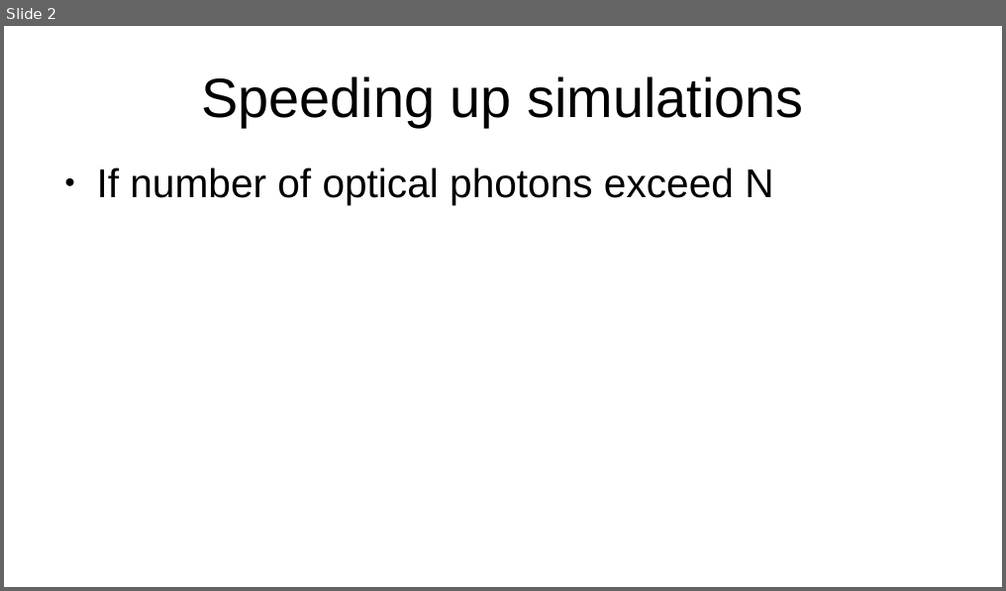
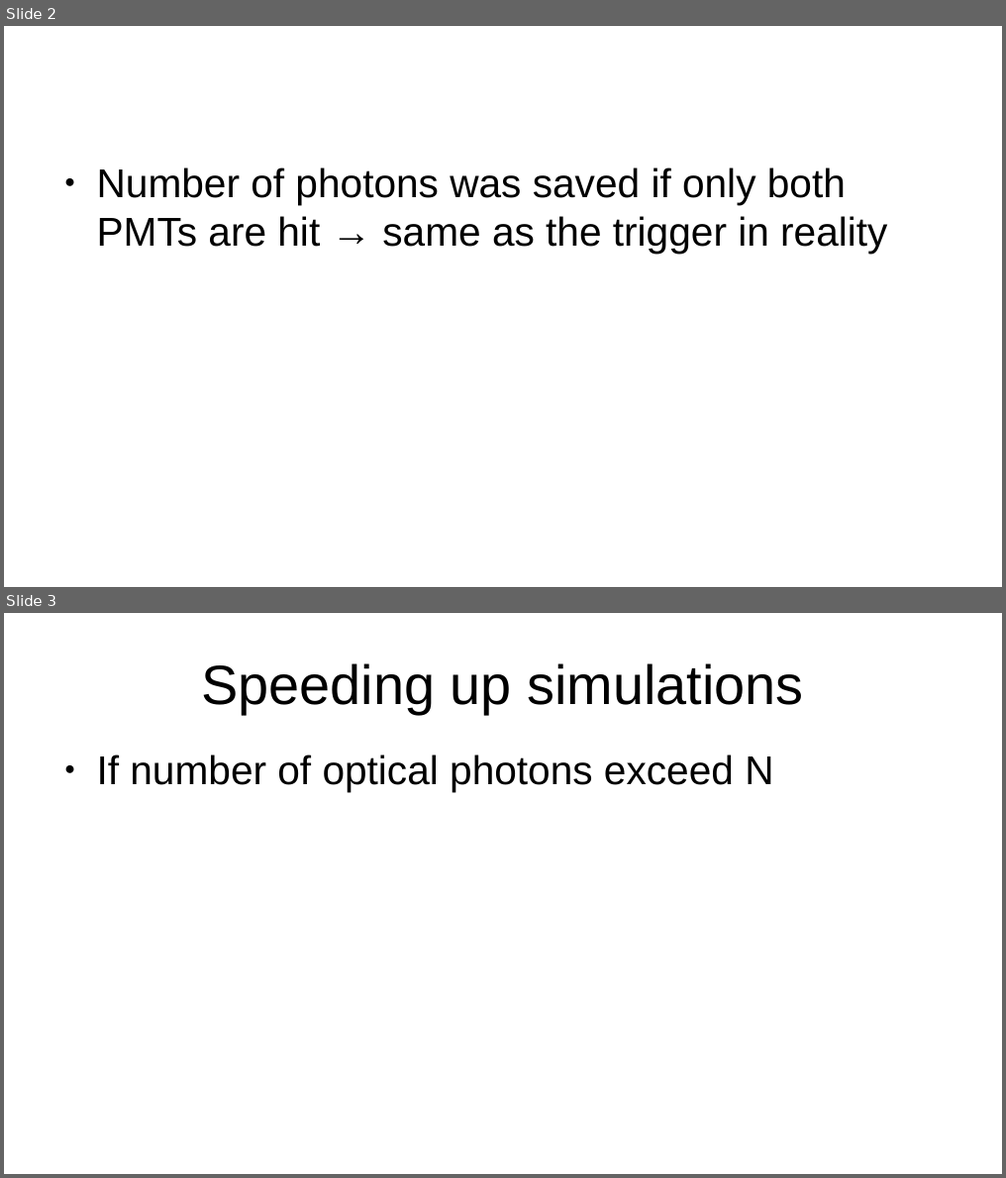
Before and after one commit to ggalgoczi/szimulacio, a slide deck: presentations/speedup.odp. Shown one above the other, each under a label of ours: slide 2 before the commit, slides 2 and 3 after it. The pictures are 1006x591 and 1006x1178 pixels, drawn with LibreOffice and Linux fonts; fonts in the diff are those of the drawing. Boxes give left, top, right and bottom in pixels: in the first picture for what was removed or moved away, otherwise in the second. Text is boxed around its words. In the diff, an @@ line names an element or a change of style, - is before the commit and + after.

Commit message:
collecting number of photons OK for both PMTs seprately

```diff
--- a/presentations/speedup.odp
+++ b/presentations/speedup.odp
@@ slide 2 added at (4,26,1002,587), background #FFFFFF @@
@@ text added at (97,168,887,253), 32 pt, text #000000 @@
+● Number of photons was saved if only both PMTs are hit → same as the trigger in reality
@@ what was slide 2 is now slide 3 @@
```
Also in this commit, not shown: 9 other files.
